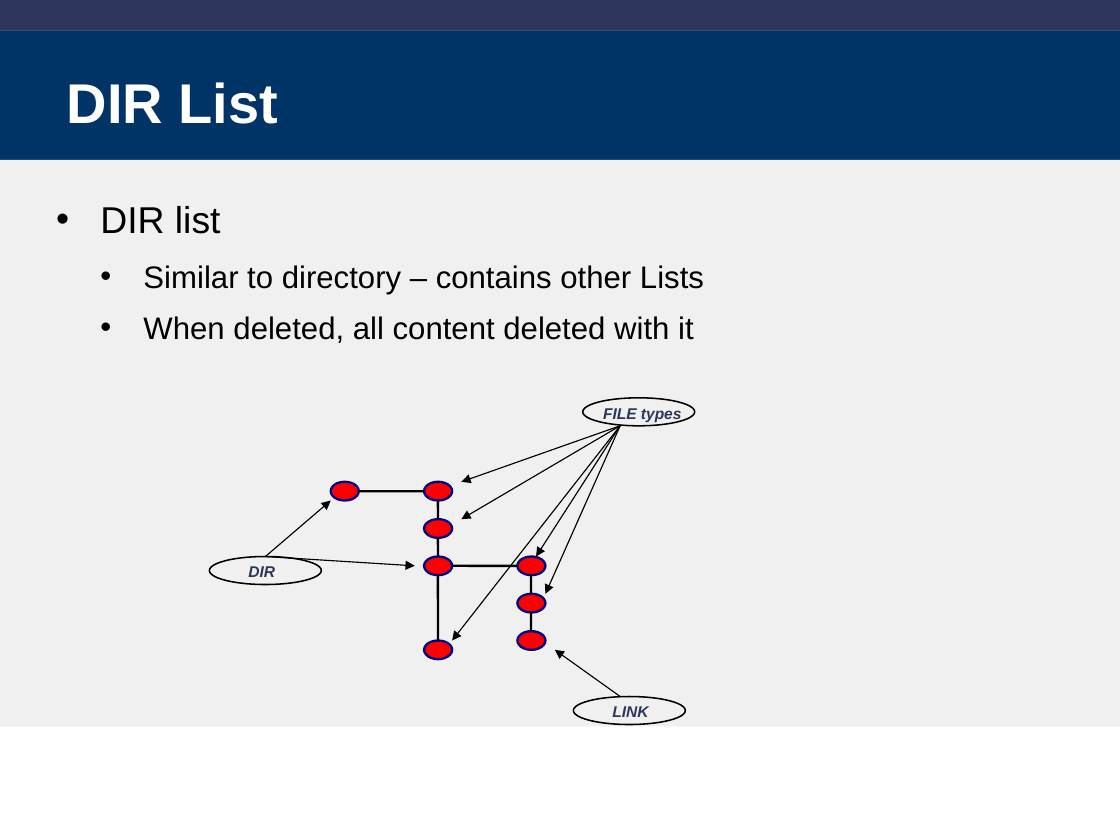
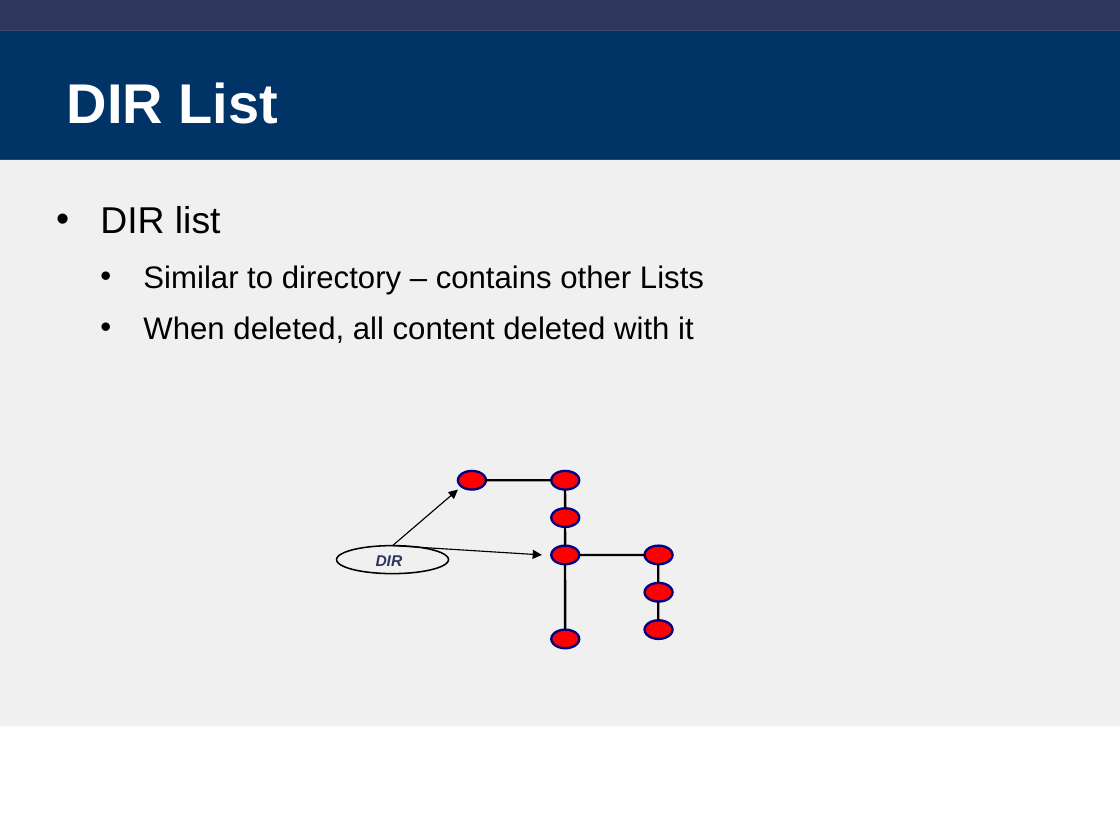
Before and after one commit to libm3l/libm3l, a slide deck: slide 8 of clibm-3l.ppt (slide 6 before the commit). Drawn at 1120x840 pixels with LibreOffice and Linux fonts; fonts in the diff are those of the drawing; background and template pictures are left out. Boxes give left, top, right and bottom in pixels: in the first picture for what was removed or moved away, otherwise in the second. Text is boxed around its words. In the diff, an @@ line names an element or a change of style, - is before the commit and + after.

```diff
--- a/clibm-3l.ppt
+++ b/clibm-3l.ppt
@@ ellipse removed at box(582, 398, 694, 426) @@
@@ text removed at box(603, 408, 682, 422) @@
-FILE types
@@ arrow removed from (620, 426) to (452, 641) @@
@@ arrow removed from (620, 426) to (461, 482) @@
@@ arrow removed from (620, 426) to (461, 520) @@
@@ arrow removed from (620, 426) to (536, 557) @@
@@ arrow removed from (620, 426) to (545, 594) @@
@@ ellipse: place and size @@
-ellipse at box(424, 482, 452, 501)
+ellipse at box(458, 470, 486, 489)
@@ ellipse: place and size @@
-ellipse at box(330, 482, 358, 501)
+ellipse at box(551, 470, 579, 489)
@@ 4 lines, 2 ellipses, 2 arrows, 1 text: place and size @@
-4 lines, 2 ellipses, 2 arrows, 1 text at box(209, 492, 545, 641)
+4 lines, 2 ellipses, 2 arrows, 1 text at box(337, 480, 673, 629)
@@ ellipse: place and size @@
-ellipse at box(424, 520, 452, 539)
+ellipse at box(551, 508, 579, 528)
@@ line moved from (531, 576) - (531, 594) to (566, 526) - (566, 545) @@
@@ ellipse: place and size @@
-ellipse at box(517, 557, 545, 576)
+ellipse at box(551, 545, 579, 564)
@@ line moved from (452, 566) - (517, 566) to (579, 554) - (645, 554) @@
@@ ellipse: place and size @@
-ellipse at box(424, 557, 452, 576)
+ellipse at box(645, 545, 673, 564)
@@ line moved from (438, 538) - (438, 557) to (659, 564) - (659, 582) @@
@@ ellipse: place and size @@
-ellipse at box(517, 632, 545, 651)
+ellipse at box(551, 629, 579, 648)
@@ ellipse: place and size @@
-ellipse at box(424, 641, 452, 660)
+ellipse at box(645, 620, 673, 640)
@@ arrow removed from (620, 697) to (554, 650) @@
@@ ellipse removed at box(573, 697, 685, 725) @@
@@ text removed at box(612, 706, 648, 717) @@
-LINK
```
Also in this commit, not shown: 14 other slides changed, 7 slides added, 5 other files.
